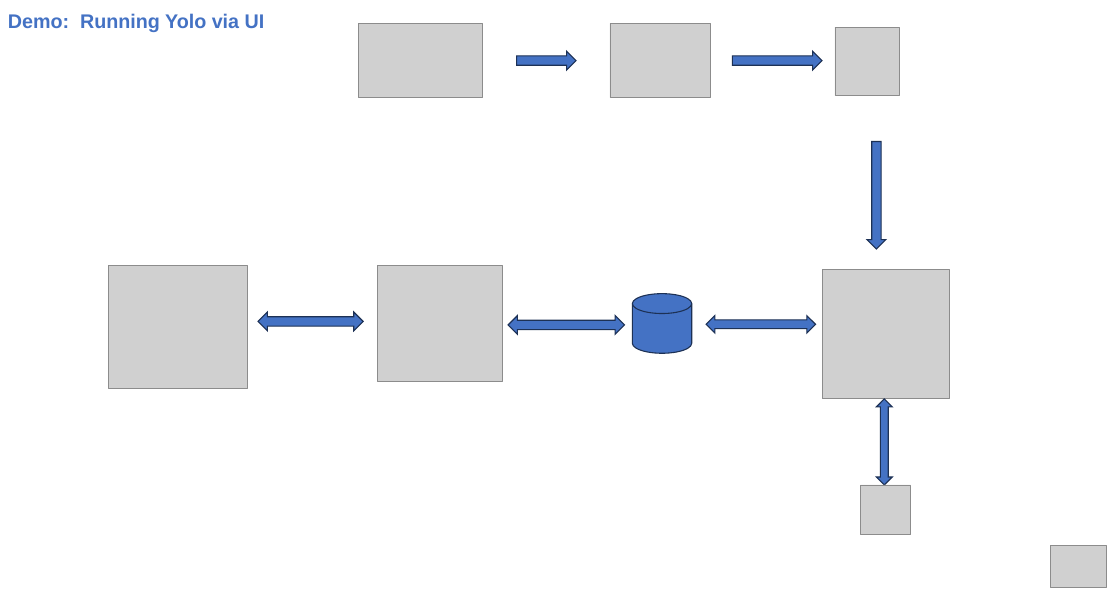
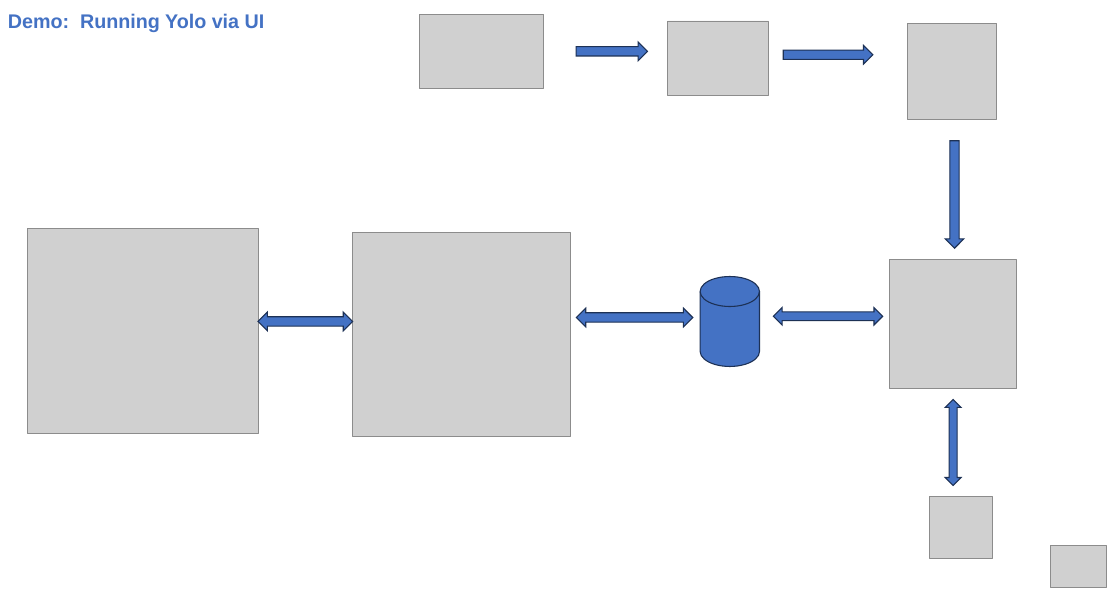
Before and after one commit to hmhwe/IMAGEN_Backend, a slide deck: slide 16 of docs/StakeholderM_CV.pptx (slide 15 before the commit). Drawn at 1120x592 pixels with LibreOffice and Linux fonts; fonts in the diff are those of the drawing; grey boxes stand for pictures. Boxes give left, top, right and bottom in pixels: in the first picture for what was removed or moved away, otherwise in the second. Text is boxed around its words. In the diff, an @@ line names an element or a change of style, - is before the commit and + after.

```diff
--- a/docs/StakeholderM_CV.pptx
+++ b/docs/StakeholderM_CV.pptx
@@ picture: place and size @@
-picture at (358, 24, 483, 98)
+picture at (420, 14, 544, 88)
@@ picture: place and size @@
-picture at (610, 24, 711, 98)
+picture at (668, 21, 769, 95)
@@ picture: place and size @@
-picture at (835, 27, 899, 95)
+picture at (907, 24, 997, 119)
@@ right arrow: place and size @@
-right arrow at (517, 51, 576, 70)
+right arrow at (576, 42, 648, 61)
@@ right arrow: place and size @@
-right arrow at (733, 51, 823, 70)
+right arrow at (783, 46, 873, 65)
@@ right arrow: place and size @@
-right arrow at (867, 142, 886, 249)
+right arrow at (945, 141, 964, 248)
@@ picture: place and size @@
-picture at (109, 265, 248, 388)
+picture at (28, 229, 258, 433)
@@ picture: place and size @@
-picture at (378, 265, 502, 382)
+picture at (353, 232, 570, 436)
@@ picture: place and size @@
-picture at (822, 270, 950, 399)
+picture at (890, 259, 1017, 389)
@@ cylinder: place and size @@
-cylinder at (633, 293, 692, 353)
+cylinder at (700, 276, 760, 366)
@@ left right arrow: place and size @@
-left right arrow at (258, 312, 363, 330)
+left right arrow at (258, 312, 353, 330)
@@ left right arrow: place and size @@
-left right arrow at (508, 315, 625, 334)
+left right arrow at (577, 308, 693, 327)
@@ left right arrow: place and size @@
-left right arrow at (706, 315, 816, 333)
+left right arrow at (774, 308, 883, 325)
@@ left right arrow: place and size @@
-left right arrow at (877, 399, 892, 485)
+left right arrow at (945, 399, 961, 485)
@@ picture: place and size @@
-picture at (861, 484, 910, 534)
+picture at (930, 495, 992, 558)
```
Also in this commit, not shown: 10 other slides changed, 1 slide added.
